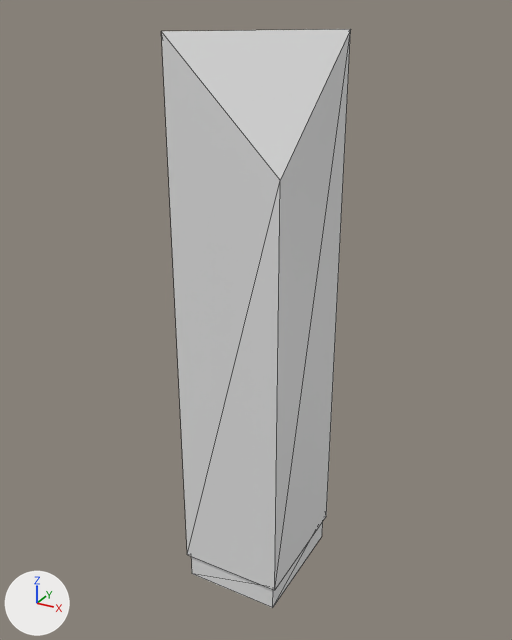
The glTF model assets/buildings/chicago/crain_150_n_michigan_lod1.glb as it was, and as the next commit left it.
Before and after are seen from a 50 mm camera at (96.8, -178.6, 182.3) aimed at (-1.9, 0.9, 92.5). Every picture has the same lights, and +X, +Y and +Z are marked at lower left. The older version comes first. Mesh edges are drawn as thin lines. Vertices at exactly the same position are counted once.

In view in the first picture: 'crain_150_n_michigan'.
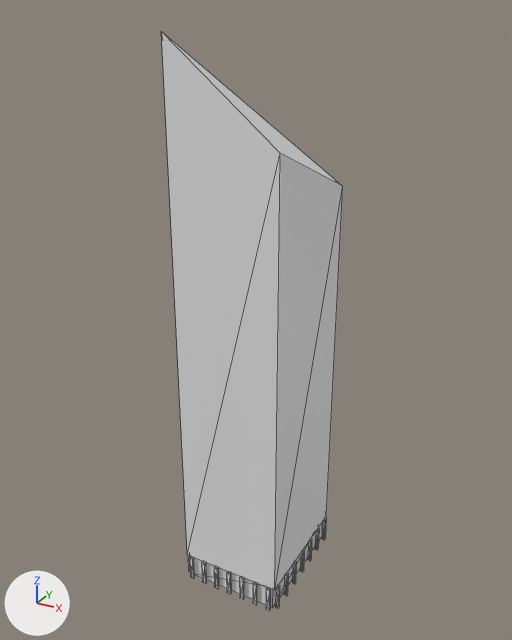
The change in detail:
me_crain_150_n_michigan is used by ob_crain_150_n_michigan; location (0.0, 0.0, 0.0).
Verts and faces of me_crain_150_n_michigan; kept vertices keep their numbers, new ones are numbered from 16.
Before the commit, vertices of me_crain_150_n_michigan: 4 (17.0, 21.0, 177.0) at pixel (350, 29), 5 (17.0, -21.0, 143.0) at pixel (280, 180), 6 (-17.0, 21.0, 143.0).
me_crain_150_n_michigan had 16 vertices, 20 faces and spanned x -17.0..17.0, y -21.0..21.0, z 0.0..177.0.
me_crain_150_n_michigan now has 240 vertices, 300 faces and spans x -18.0..18.0, y -22.0..22.0, z 0.0..177.0.
Part 1, on me_crain_150_n_michigan:
Vertex 4 moves to (17.0, 21.0, 133.0), pixel (342, 186).
Vertex 5 moves to (17.0, -21.0, 150.0), pixel (280, 153).
Vertex 6 moves to (-17.0, 21.0, 150.0).
Part 2, on me_crain_150_n_michigan:
112 vertices are added at x -18.0..18.0, y -22.0..22.0, z 0.0.
112 new vertices lie (0.0, 0.0, 9.0) away from vertices in x -18.0..18.0, y -22.0..22.0, z 0.0.
280 new faces join them.

Pixel boxes [x1, y1, x2, y2] of what changed, in the pictures (512 x 640 px; the box of a moved part takes in the faces that stretch with it):
'crain_150_n_michigan', reshaped
    before: [161, 29, 351, 608]
    after: [161, 31, 343, 611]
part 1 of me_crain_150_n_michigan, moved or reshaped
    before: [161, 29, 351, 590]
    after: [161, 31, 343, 590]
part 2 of me_crain_150_n_michigan, added
    after: [188, 519, 327, 611]
